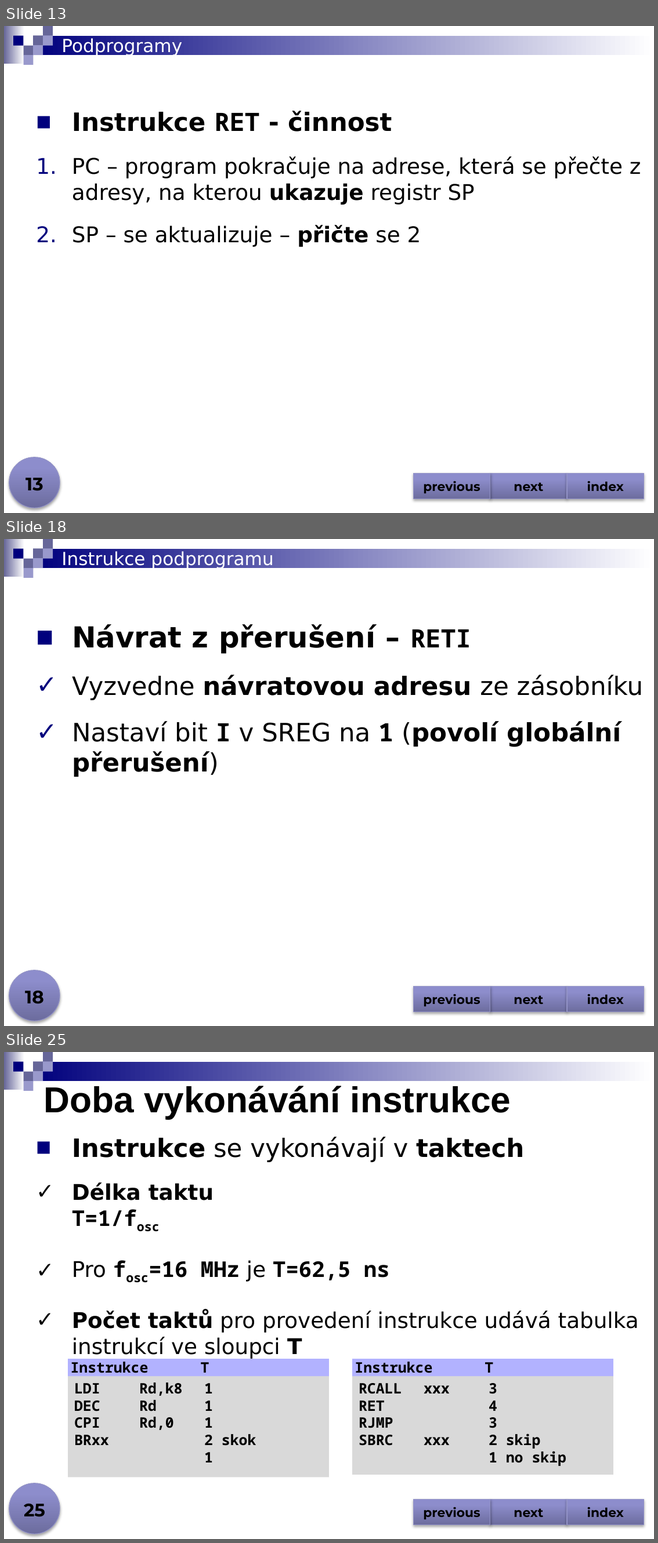
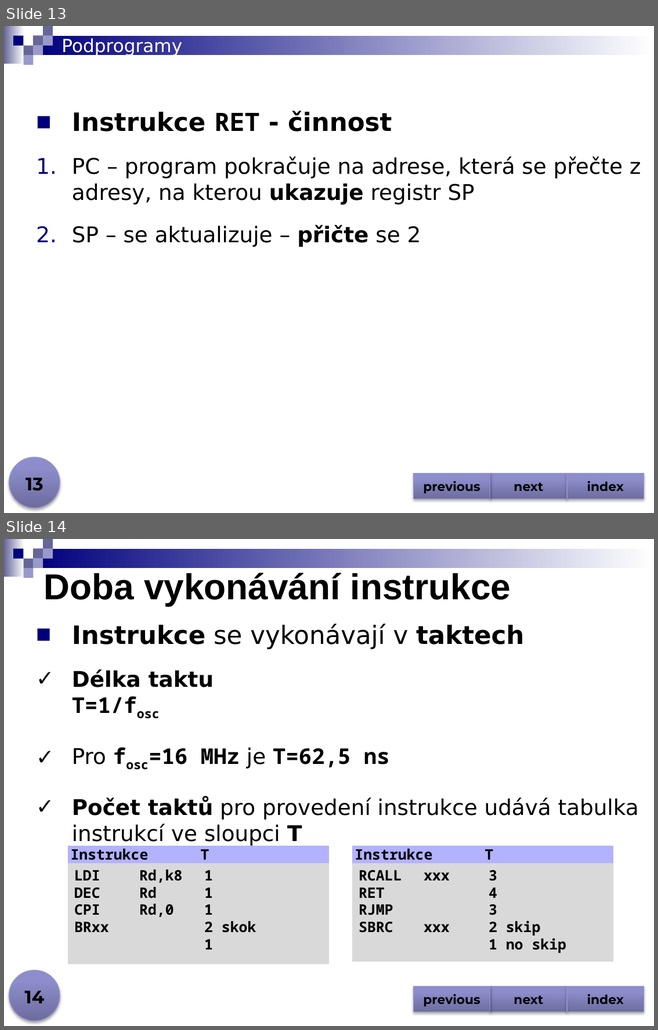
Before and after one commit to jjasik/spse, a slide deck: tridy/progres/files/2026-2027/mit/avr_instrukce.pptx. Shown one above the other, each under a label of ours: slides 13, 18 and 25 before the commit, slides 13 and 14 after it; the slides between them are not shown. The pictures are 658x1543 and 658x1030 pixels, drawn with LibreOffice and Linux fonts; fonts in the diff are those of the drawing. Boxes give left, top, right and bottom in pixels: in the first picture for what was removed or moved away, otherwise in the second. Text is boxed around its words. In the diff, an @@ line names an element or a change of style, - is before the commit and + after.

```diff
--- a/tridy/progres/files/2026-2027/mit/avr_instrukce.pptx
+++ b/tridy/progres/files/2026-2027/mit/avr_instrukce.pptx
@@ slide 18 removed at bbox=[4, 539, 654, 1026], background #FFFFFF; not listed: 9 template elements that a slide beside it also shows @@
@@ title removed at bbox=[61, 551, 273, 569] @@
-Instrukce podprogramu
@@ text removed at bbox=[72, 624, 643, 777] @@
-■ Návrat z přerušení – RETI
-✓ Vyzvedne návratovou adresu ze zásobníku
-✓ Nastaví bit I v SREG na 1 (povolí globální přerušení)
@@ ellipse removed at bbox=[9, 971, 60, 1021] @@
@@ page number removed at bbox=[25, 991, 44, 1004] @@
-18
@@ action button blank removed at bbox=[413, 987, 490, 1012] @@
-previous
@@ action button blank removed at bbox=[490, 987, 567, 1012] @@
-next
@@ action button blank removed at bbox=[567, 987, 643, 1012] @@
-index
@@ what was slide 25 is now slide 14 @@
@@ page number at bbox=[25, 991, 45, 1004]: text changed @@
-25
+14
```
Also in this commit, not shown: 1 slide changed, 17 other slides removed, 7 other files.
